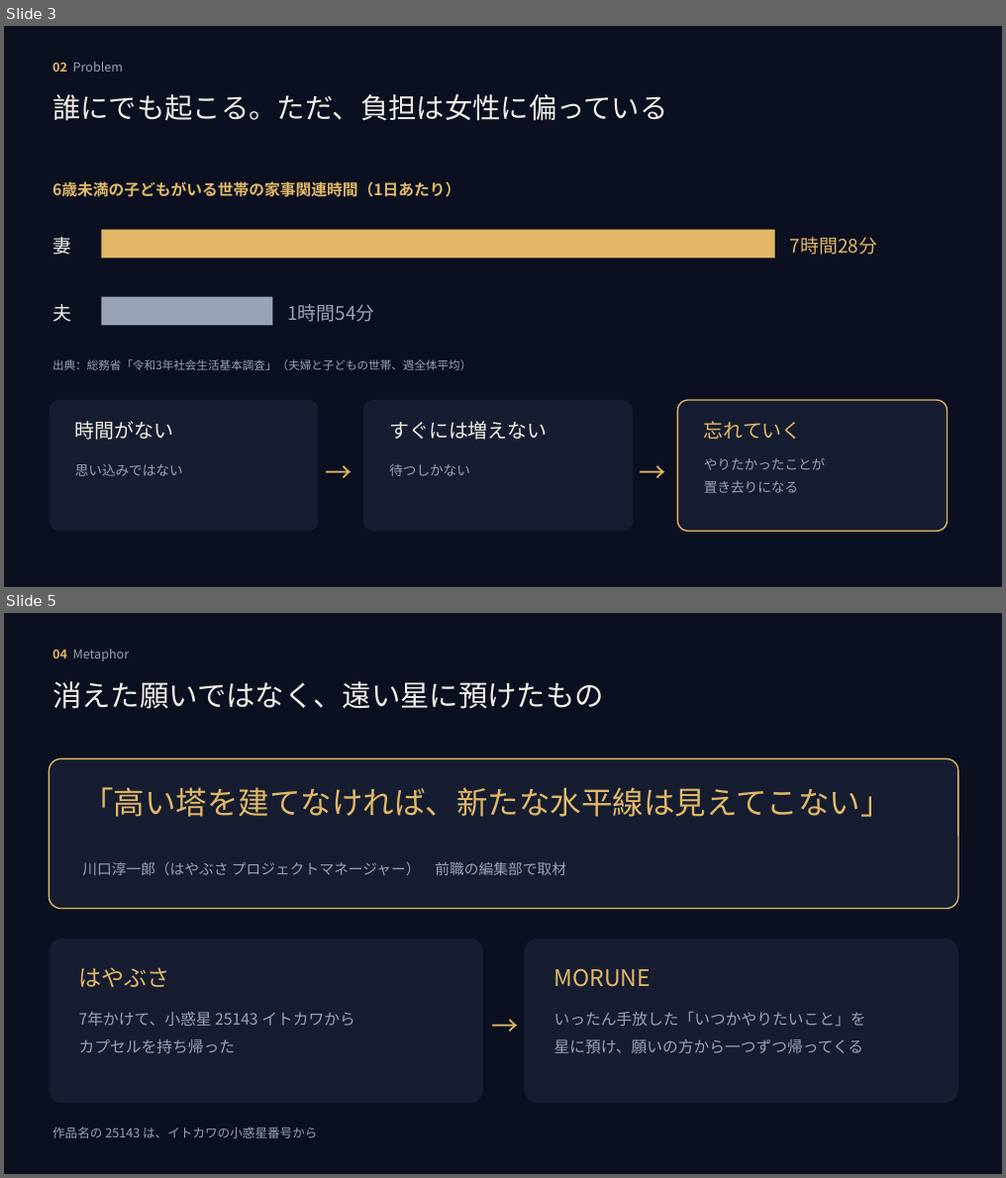
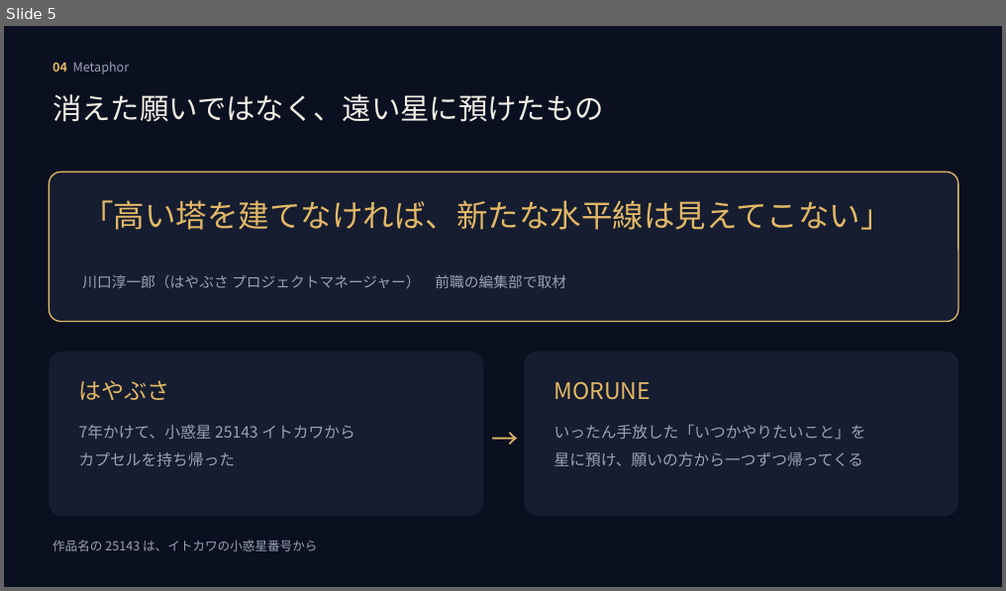
Before and after one commit to mai-san447/hello-earth-25143, a slide deck: deliverables/2026-10-11-gga-selection/MORUNE25143_GGAセレクション_2026-10-12.pptx. Shown one above the other, each under a label of ours: slides 3 and 5 before the commit, slide 5 after it; the slides between them are not shown. The pictures are 1006x1178 and 1006x591 pixels, drawn with LibreOffice and Linux fonts; fonts in the diff are those of the drawing. Boxes give left, top, right and bottom in pixels: in the first picture for what was removed or moved away, otherwise in the second. Text is boxed around its words. In the diff, an @@ line names an element or a change of style, - is before the commit and + after.

```diff
--- a/deliverables/2026-10-11-gga-selection/MORUNE25143_GGAセレクション_2026-10-12.pptx
+++ b/deliverables/2026-10-11-gga-selection/MORUNE25143_GGAセレクション_2026-10-12.pptx
@@ slide 3 removed at <box>4,26,1002,587</box>, background #0B1020 @@
@@ text removed at <box>53,62,123,72</box> @@
-02 Problem
@@ text removed at <box>53,94,667,121</box> @@
-誰にでも起こる。ただ、負担は女性に偏っている
@@ text removed at <box>53,181,460,197</box> @@
-6歳未満の子どもがいる世帯の家事関連時間（1日あたり）
@@ rectangle removed at <box>101,230,775,258</box> @@
@@ text removed at <box>53,237,71,255</box> @@
-妻
@@ text removed at <box>790,237,877,255</box> @@
-7時間28分
@@ text removed at <box>53,304,71,322</box> @@
-夫
@@ rectangle removed at <box>101,297,272,325</box> @@
@@ text removed at <box>288,304,375,322</box> @@
-1時間54分
@@ text removed at <box>53,360,471,371</box> @@
-出典：総務省「令和3年社会生活基本調査」（夫婦と子どもの世帯、週全体平均）
@@ rounded rectangle removed at <box>49,400,319,531</box> @@
@@ rounded rectangle removed at <box>363,400,633,531</box> @@
@@ rounded rectangle removed at <box>678,400,947,531</box> @@
@@ text removed at <box>75,421,174,440</box> @@
-時間がない
@@ text removed at <box>389,421,547,440</box> @@
-すぐには増えない
@@ text removed at <box>704,421,802,439</box> @@
-忘れていく
@@ text removed at <box>75,465,183,476</box> @@
-思い込みではない
@@ text removed at <box>320,445,357,490</box> @@
-→
@@ text removed at <box>389,465,470,476</box> @@
-待つしかない
@@ text removed at <box>635,445,672,490</box> @@
-→
@@ text removed at <box>704,458,826,493</box> @@
-やりたかったことが
-置き去りになる
```
Also in this commit, not shown: 5 slides changed, 1 slide added, 2 other files.
